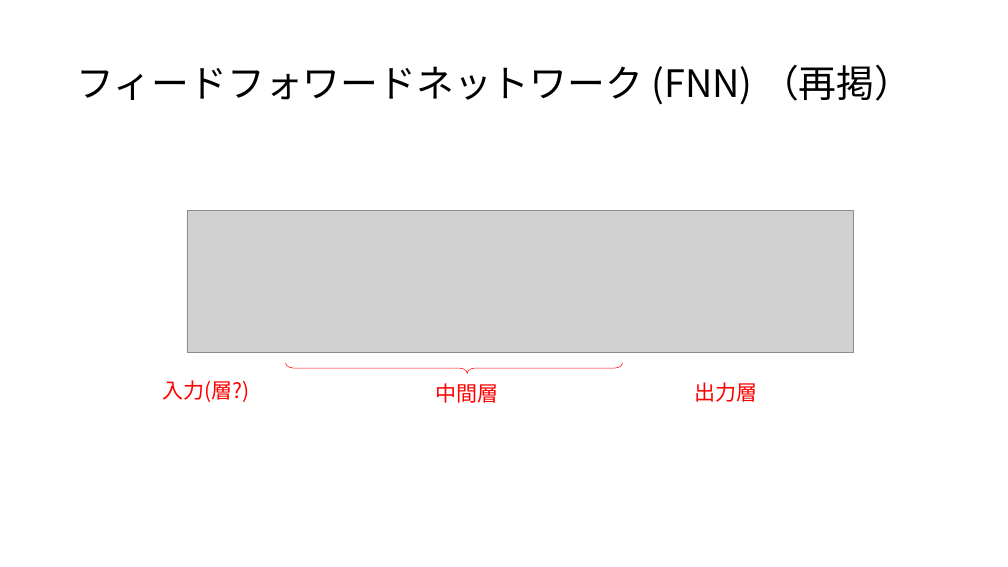
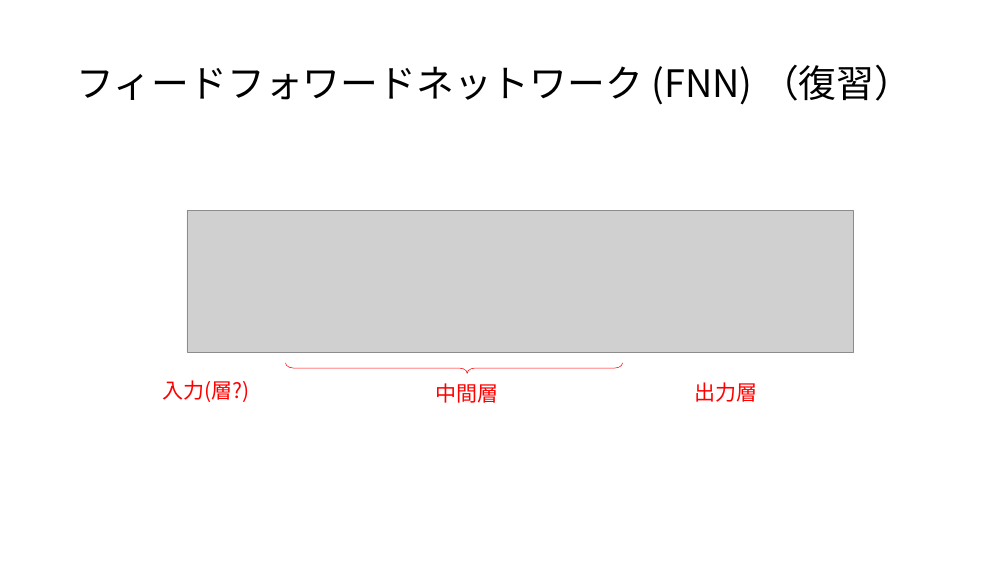
Before and after one commit to aliquisgg-hub/pages, a slide deck: slide 6 of Sc387/part10/FNN+BP.pptx. Drawn at 1008x567 pixels with LibreOffice and Linux fonts; fonts in the diff are those of the drawing; grey boxes stand for pictures. Boxes give left, top, right and bottom in pixels: in the first picture for what was removed or moved away, otherwise in the second. Text is boxed around its words. In the diff, an @@ line names an element or a change of style, - is before the commit and + after.

```diff
--- a/Sc387/part10/FNN+BP.pptx
+++ b/Sc387/part10/FNN+BP.pptx
@@ title at (x1=77, y1=65, x2=912, y2=105): text changed @@
-フィードフォワードネットワーク (FNN) （再掲）
+フィードフォワードネットワーク (FNN) （復習）
```
Also in this commit, not shown: 5 other slides changed, 2 slides added, 1 slide removed, 7 other files.
